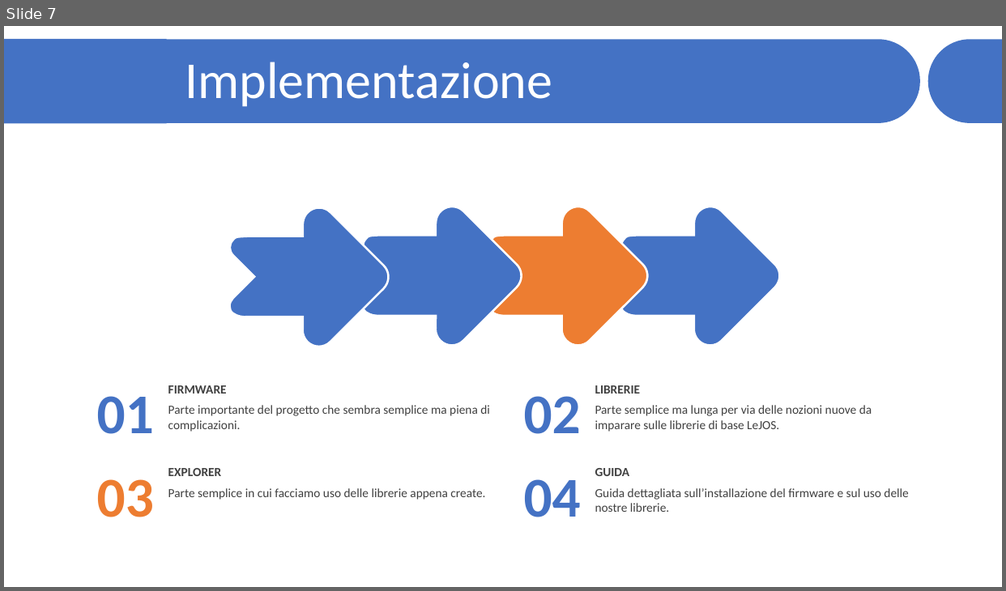
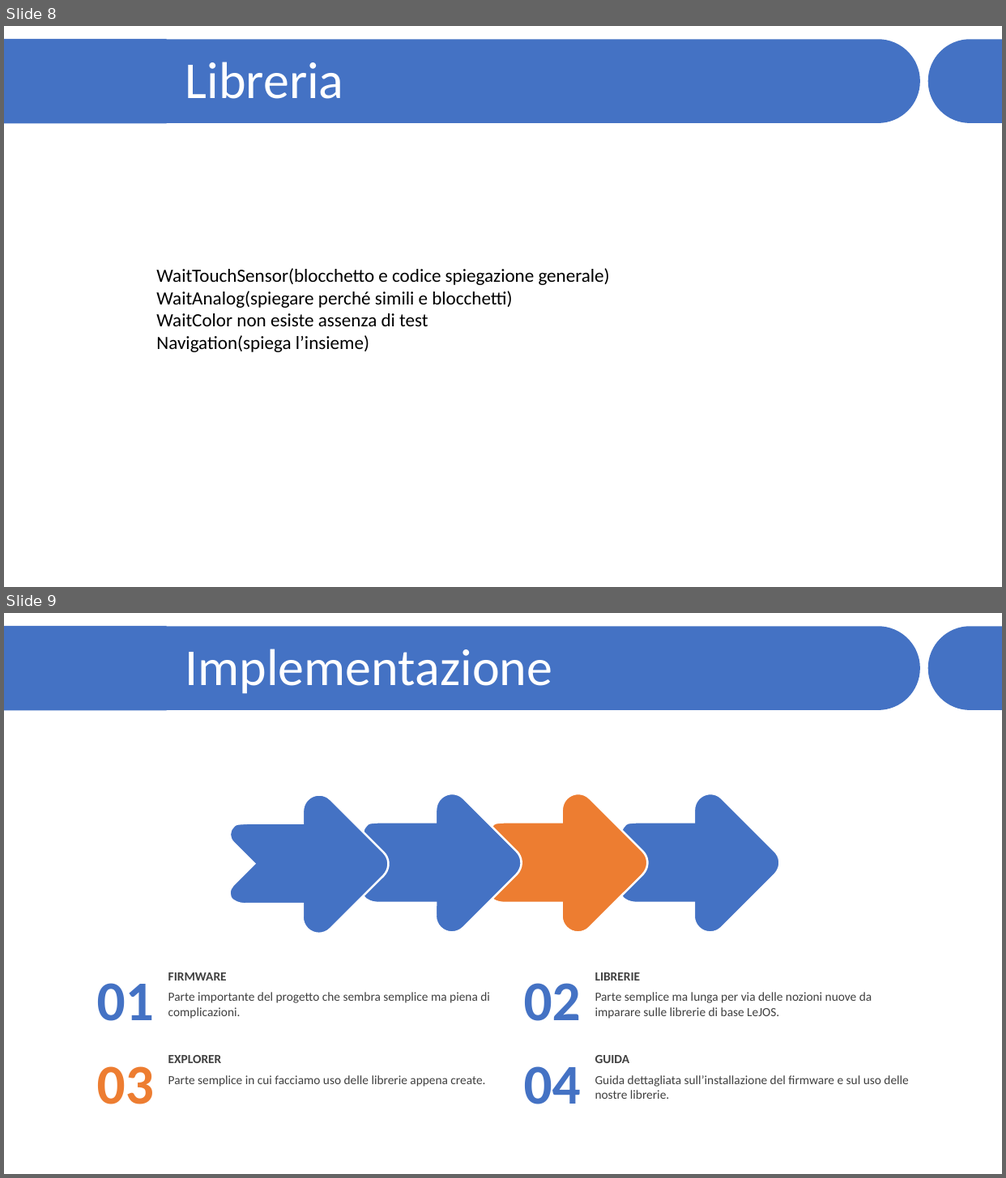
Before and after one commit to JariNaeser/Progetto2, a slide deck: presentazione/Presentazione - Näser Gübeli.pptx. Shown one above the other, each under a label of ours: slide 7 before the commit, slides 8 and 9 after it. The pictures are 1006x591 and 1006x1178 pixels, drawn with LibreOffice and Linux fonts; fonts in the diff are those of the drawing. Boxes give left, top, right and bottom in pixels: in the first picture for what was removed or moved away, otherwise in the second. Text is boxed around its words. In the diff, an @@ line names an element or a change of style, - is before the commit and + after.

```diff
--- a/presentazione/Presentazione - Näser Gübeli.pptx
+++ b/presentazione/Presentazione - Näser Gübeli.pptx
@@ slide 8 added at [4,26,1002,587], background #FFFFFF; not listed: 3 template elements that a slide beside it also shows @@
@@ rectangle added at [4,39,167,123], fill #4472C4 @@
@@ text added at [185,62,344,99], 50 pt, text #FFFFFF @@
+Libreria
@@ text added at [156,268,610,352], 18 pt, text #000000 @@
+WaitTouchSensor(blocchetto e codice spiegazione generale)
+WaitAnalog(spiegare perché simili e blocchetti)
+WaitColor non esiste assenza di test
+Navigation(spiega l’insieme)
@@ what was slide 7 is now slide 9 @@
```
Also in this commit, not shown: 4 slides changed, 5 other slides added, 2 slides removed.
